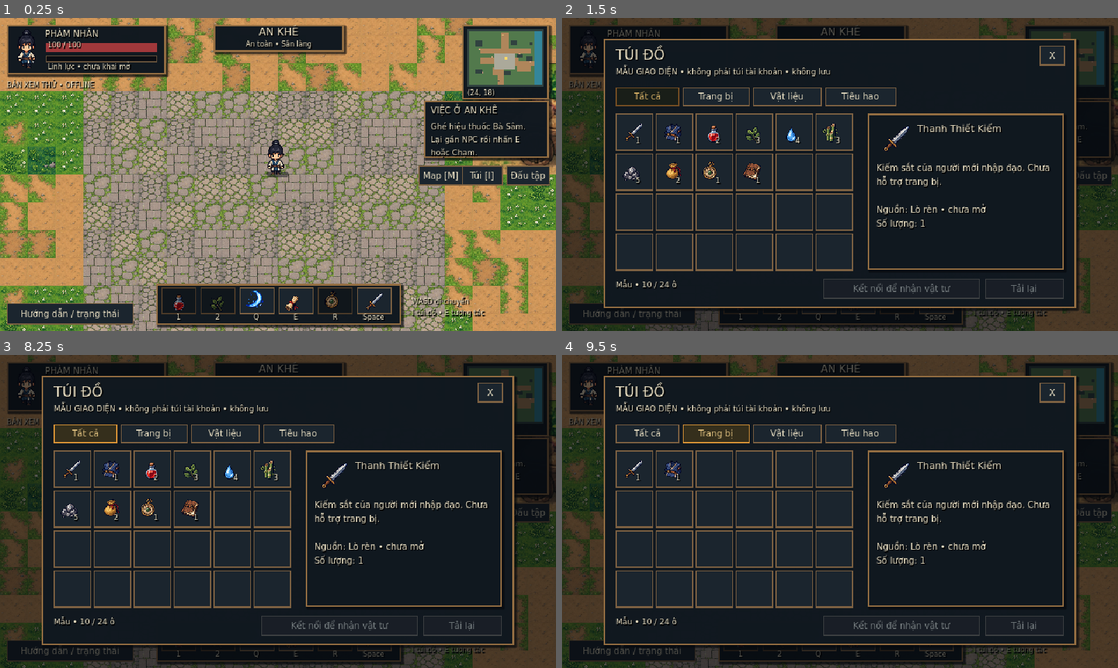
Above: before the commit, frames 1-4 (two rows, left to right).
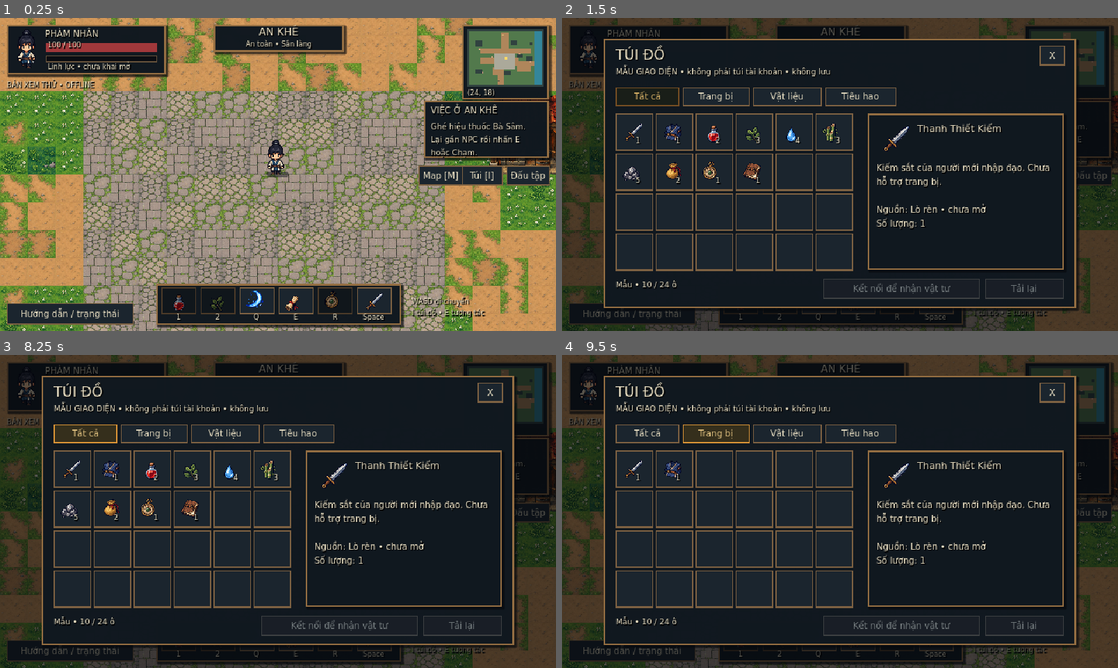
Above: after the commit, the same moments.

Repository: Vu-PTIT/tutien
Game: Godot game, scene res://scenes/main.tscn
The game is run twice, just before and just after one commit, with the same random seed, the same clock (stepped at 60 frames per second) and the same inputs.
Inputs (mouse positions are in pixels of both pictures, inside the frame that each line leads up to):
- Up to frame 1 (0.25 s): no input
- Up to frame 2 (1.5 s): click "Túi [I]" at 0.5 s; click "Map [M]" at 1.25 s
- Up to frame 3 (8.25 s): click "Đấu tập" at 2 s; click (177, 636) at 2.77 s; click (216, 636) at 3.52 s; click (255, 636) at 4.27 s; click (294, 636) at 5.02 s; click (333, 636) at 5.77 s; click (372, 636) at 6.52 s; click "Hướng dẫn / trạng thái" at 7.25 s; click "Tất cả" at 8 s
- Up to frame 4 (9.5 s): click "Trang bị" at 8.75 s

The runs differ from the first frame. In frame 1, 0.6% of the frame differs, in the area x 85-100%, y 14-50%; in frame 2, 0.2%; in frame 3, 0.2%; in frame 4, 0.2%.

Commit message:
Correct map landmark props and add transparent cutouts

Diff:
--- a/client/data/maps/an_khe.json
+++ b/client/data/maps/an_khe.json
@@ -169,7 +169,7 @@
         32.5,
         17
       ],
-      "tile": 52
+      "texture_path": "res://assets/pixel/props/an_khe_blacksmith.png"
     },
     {
       "name": "ak_prop_well",
--- a/client/data/maps/co_tinh.json
+++ b/client/data/maps/co_tinh.json
@@ -144,7 +144,7 @@
       "tile": 53
     },
     {
-      "name": "ct_prop_ancient_pillar",
+      "name": "ct_prop_jade_crystal_cluster",
       "position_tiles": [
         42.5,
         6
@@ -162,7 +162,7 @@
       "tile": 56
     },
     {
-      "name": "ct_prop_jade_statue",
+      "name": "ct_prop_mossy_rock_cluster",
       "position_tiles": [
         28.5,
         5
--- a/client/data/maps/thach_can.json
+++ b/client/data/maps/thach_can.json
@@ -116,17 +116,17 @@
         6.5,
         7
       ],
-      "tile": 53
+      "tile": 9
     },
     {
       "name": "tc_prop_mine_entrance",
       "position_tiles": [41, 22],
-      "tile": 52
+      "tile": 44
     },
     {
       "name": "tc_prop_ore_vein",
       "position_tiles": [30.5, 20],
-      "tile": 62
+      "tile": 51
     },
     {
       "name": "tc_prop_mine_support",
@@ -134,12 +134,12 @@
         35.5,
         16
       ],
-      "tile": 60
+      "tile": 45
     },
     {
       "name": "tc_prop_rest_cart",
       "position_tiles": [4.5, 30],
-      "tile": 61
+      "tile": 59
     },
     {
       "name": "tc_prop_deep_crystal",
@@ -147,12 +147,12 @@
         39.5,
         29
       ],
-      "tile": 63
+      "tile": 62
     },
     {
       "name": "tc_prop_flow_pillar",
       "position_tiles": [41.5, 21],
-      "tile": 54
+      "texture_path": "res://assets/pixel/props/thach_can_flow_pillar.png"
     }
   ]
 }
--- a/client/data/maps/truc_am.json
+++ b/client/data/maps/truc_am.json
@@ -140,7 +140,7 @@
         10.5,
         7
       ],
-      "tile": 52
+      "tile": 49
     },
     {
       "name": "ta_prop_deep_bamboo",
@@ -148,7 +148,7 @@
         21.5,
         6
       ],
-      "tile": 53
+      "tile": 48
     },
     {
       "name": "ta_prop_stone_grove",
@@ -174,7 +174,7 @@
         41.5,
         17
       ],
-      "tile": 62
+      "tile": 61
     }
   ]
 }
--- a/client/tests/presentation_smoke.gd
+++ b/client/tests/presentation_smoke.gd
@@ -60,6 +60,9 @@
 	var hud = main.hud
 	var bag: InventoryPanel = main.inventory_panel
 	check_map_assets(main.map_world)
+	var blacksmith: MapProp = main.map_world.get_node("Actors/ak_prop_blacksmith") as MapProp
+	check(blacksmith != null and not blacksmith.get_node("Sprite").texture is AtlasTexture, "An Khê forge uses its own transparent cutout")
+	check(blacksmith.get_node("Sprite").texture.get_image().detect_alpha() != Image.ALPHA_NONE, "An Khê forge cutout retains alpha")
 	check(not main.can_walk(Vector2(240, 304)), "House footprint must block walking")
 	check(main.can_walk(Vector2(768, 576)), "An Khê spawn must be walkable")
 	check(main.map_world.map_size_tiles == Vector2i(48, 36), "An Khê uses the agreed map size")
@@ -153,6 +156,13 @@
 	check(minimap_image.get_pixel(24, 18).r > 0.6, "Stone plaza is visible on the true minimap")
 	check(minimap_image.get_pixel(44, 18).b > minimap_image.get_pixel(44, 18).r, "Stream is blue on the true minimap")
 	await _capture("an-khe-runtime.png")
+	var village_spawn: Vector2 = main.player.position
+	main.player.position = blacksmith.position + Vector2(0, 32)
+	main.map_world.update_player_context(main.player.position)
+	await process_frame
+	await _capture("an-khe-blacksmith-runtime.png")
+	main.player.position = village_spawn
+	main.map_world.update_player_context(main.player.position)
 	main.player.position = Vector2(19 * 32, 31 * 32)
 	main.map_world.update_player_context(main.player.position)
 	await process_frame
@@ -215,9 +225,18 @@
 	await process_frame
 	check(main.current_map_id == "m_thach_can", "Trúc Âm exit gate opens Thạch Cạn")
 	check_map_assets(main.map_world)
+	var flow_pillar: MapProp = main.map_world.get_node("Actors/tc_prop_flow_pillar") as MapProp
+	check(flow_pillar != null and not flow_pillar.get_node("Sprite").texture is AtlasTexture, "Thạch Cạn flow pillar uses its own cutout")
+	check(flow_pillar.get_node("Sprite").texture.get_image().detect_alpha() != Image.ALPHA_NONE, "Thạch Cạn flow pillar cutout retains alpha")
 	check_quest_visible(hud)
 	await _capture("thach-can-runtime.png")
 	await _capture_touch_layout(main, "thach-can-touch-runtime.png")
+	main.player.position = flow_pillar.position + Vector2(0, 32)
+	main.map_world.update_player_context(main.player.position)
+	await process_frame
+	await _capture("thach-can-flow-pillar-runtime.png")
+	main.player.position = Vector2(9 * 32, 18 * 32)
+	main.map_world.update_player_context(main.player.position)
 	check(main.player.position == Vector2(9 * 32, 18 * 32), "Trúc Âm gate arrives on a clear Thạch Cạn entrance tile")
 	check(main.map_world.interactables_size() == 5, "Thạch Cạn loads its own interactive map data")
 	check(not main.can_walk(Vector2(5 * 32, 17 * 32)), "Thạch Cạn void terrain blocks walking")
Binary file added: client/assets/pixel/props/an_khe_blacksmith.png
Not shown, added: client/assets/pixel/props/an_khe_blacksmith.prompt.txt
Binary file added: client/assets/pixel/props/thach_can_flow_pillar.png
Not shown, added: client/assets/pixel/props/thach_can_flow_pillar.prompt.txt
Not shown, changed: docs/map-quality-review-2026-09-26.md
Not shown, changed: scripts/check-pixel-scenes.cjs
